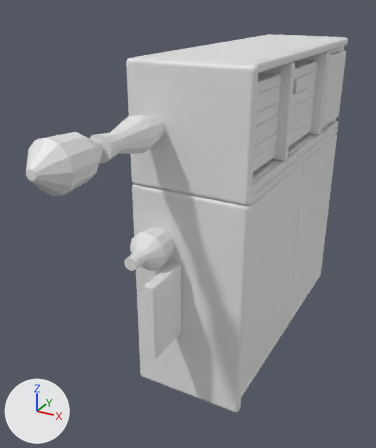
What one commit did to the OBJ model landstalker/data/proxies/merc_case_616.obj.
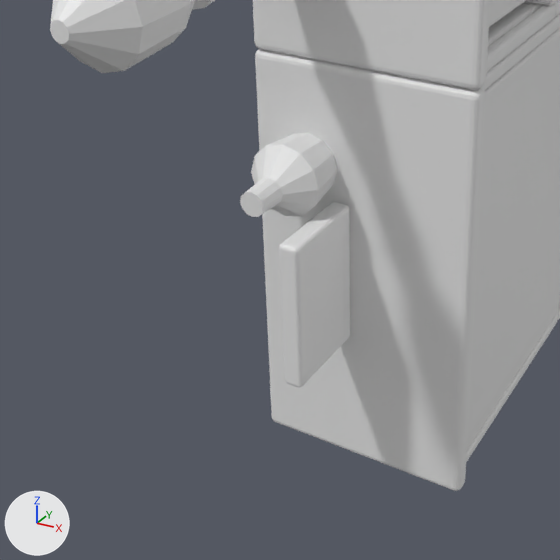
Each version appears first whole from a camera (50 mm lens) standing at (294.3, -101.7, 374.9) and looking at (259.2, -37.9, 343.0), and next in a close-up on the part from 0% to 77% of the width and 35% to 100% of the height. Lighting does not change. The marker at lower left points along +X, +Y and +Z. The last two pictures show the newer version. Where no turn or scale is listed for an object, it has been applied to the vertices. Vertices at exactly the same position are counted once.

Objects in the first close-up: 'merc_case_616'.
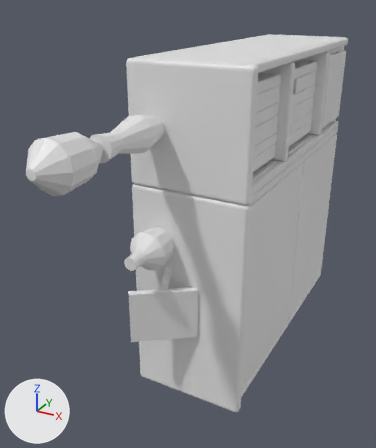
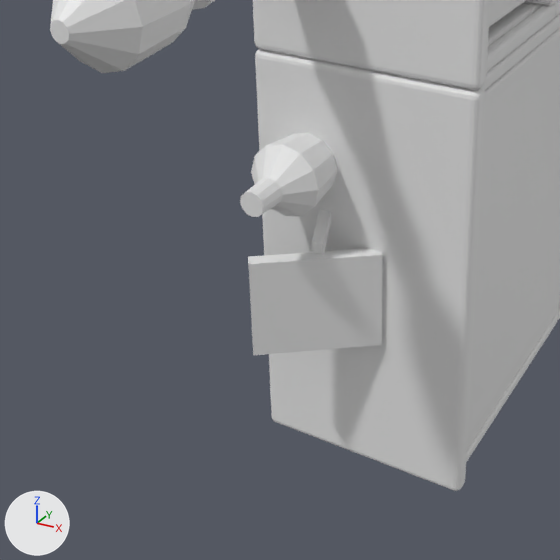
Pixel boxes (x1, y1, x2, y2) of what changed, in the close-ups (560 x 560 px):
```json
{"part": 1, "of": "me_merc_case_616", "change": "reshaped", "before": [279, 202, 350, 387], "after": [248, 209, 383, 355]}
```

Scene script edits in JSON lines:
```json
{"block": "me_merc_case_616", "where": "# used by ob_merc_case_616; location = (0.0, 0.0, 0.0)"}
{"op": "remove", "block": "me_merc_case_616", "code": "me_merc_case_616.from_pydata(...)  # 5985 vertices, 6021 faces; spans x 256.0..272.8, y -69.0..0.0, z 320.0..368.0"}
{"op": "add", "block": "me_merc_case_616", "code": "me_merc_case_616.from_pydata(...)  # 5849 vertices, 5883 faces; spans x 256.0..272.8, y -69.0..0.0, z 320.0..368.0"}
{"block": "me_merc_case_616", "change": "me_merc_case_616 part 1"}
{"block": "me_merc_case_616", "change": "151 vertices are removed from x 262.2..263.8, y -55.0..-48.0, z 331.0..342.0"}
{"block": "me_merc_case_616", "change": "150 faces are deleted"}
{"block": "me_merc_case_616", "change": "1 vertex moves from x 262.4, y -54.9, z 331.1 to x 262.1, y -48.0, z 341.0"}
{"block": "me_merc_case_616", "change": "15 vertices are added at x 258.4..266.4, y -53.8..-47.5, z 331.4..341.0"}
{"block": "me_merc_case_616", "change": "12 new faces join them"}
```
